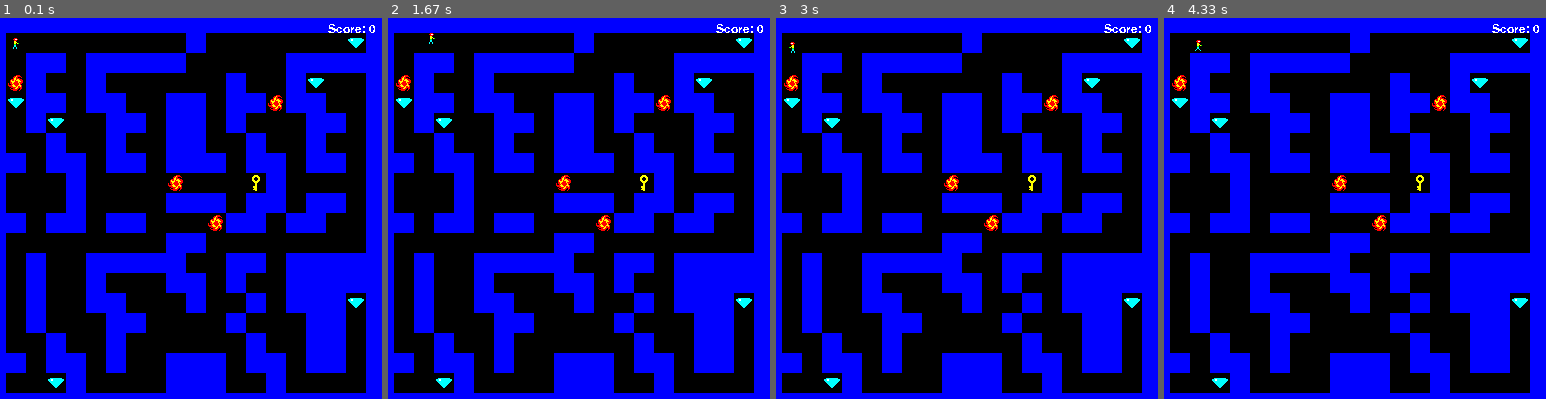
Above: before the commit, frames 1-4 (left to right).
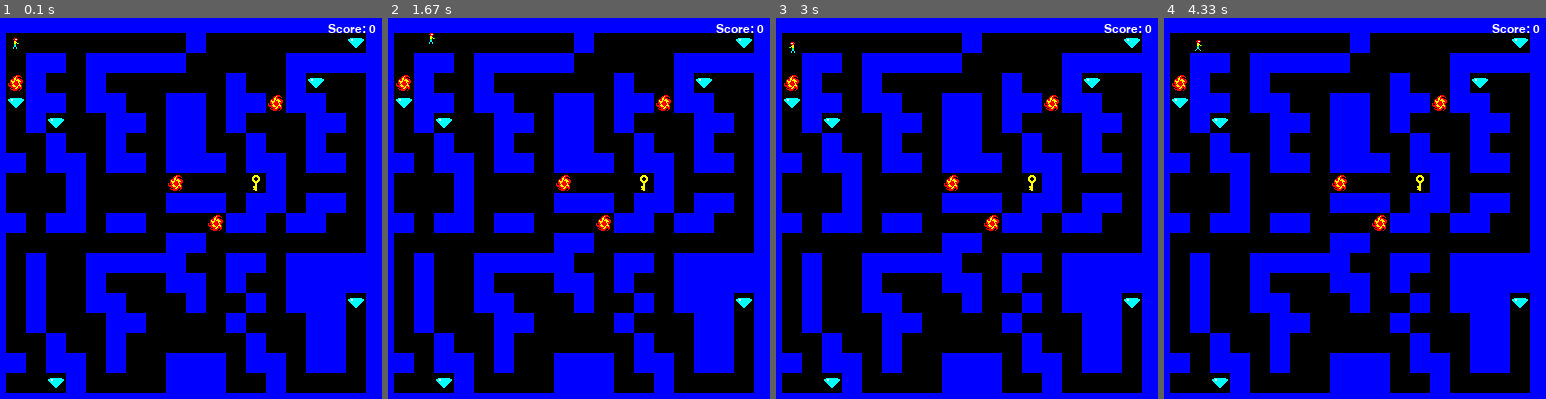
Above: after the commit, the same moments.

Repository: ObsidianWitch/edupr5retro
Game: pygame game, started from maze/main.py
Same seed, same stepped clock (60 frames per second), same inputs: the game is played once before the commit and once after it.
Inputs:
- Up to frame 1 (0.1 s): no input
- Up to frame 2 (1.67 s): hold Right 0.33-0.8 s; hold Up 0.83-1.13 s; hold Right 1.17-1.63 s
- Up to frame 3 (3 s): hold Left 1.67-2.2 s; hold Down 2.23-2.53 s; hold Left 2.57-2.97 s
- Up to frame 4 (4.33 s): hold Up 3-3.37 s; hold Right 3.4-4.03 s; hold Down from 4.07 s (still down)

The runs differ from the first frame. In frame 1, 0.1% of the frame differs, in the area x 85-99%, y 1-4%; in frame 2, 0.1%; in frame 3, 0.1%; in frame 4, 0.1%.

Commit message:
retro - update

Diff:
--- a/lemmings/states/level.py
+++ b/lemmings/states/level.py
@@ -1,5 +1,5 @@
+import shared.retro as retro
 import shared.collisions
-from shared.stage import Stage
 from shared.sprite import Sprite
 from lemmings.nodes.spawner import Spawner
 from lemmings.path import asset
@@ -8,7 +8,7 @@
 class Level:
     def __init__(self, window, map, startp, endp):
         self.window = window
-        self.bg = Stage(asset(map))
+        self.bg = retro.Stage(asset(map))
 
         self.ui = UI(self.window)
 
--- a/shared/retro.py
+++ b/shared/retro.py
@@ -178,7 +178,7 @@
     def __init__(self, size):
         self.pygfont = pygame.font.SysFont(None, size)
 
-    def render(self, text, antialias = False, color = BLACK, bgcolor = None):
+    def render(self, text, antialias = True, color = BLACK, bgcolor = None):
         return Image(
             self.pygfont.render(text, antialias, color, bgcolor)
         )
@@ -356,6 +356,35 @@
         self.animations = animations
 
     def update(self): self.image = self.images[self.animations.frame]
+
+class Stage(Sprite):
+
+    def __init__(self, path):
+        self.original = Image.from_path(path)
+        Sprite.__init__(self, self.original.copy())
+
+    @property
+    def camera(self):
+        return self.rect
+    @camera.setter
+    def camera(self, rect):
+        self.rect = rect
+
+    def camera2stage(self, p): return (
+        p[0] + self.camera.x,
+        p[1] + self.camera.y,
+    )
+
+    def stage2camera(self, p): return (
+        p[0] - self.rect.x,
+        p[1] - self.rect.y,
+    )
+
+    def clear_all(self):
+        self.image.draw_img(self.original, (0, 0))
+
+    def clear_focus(self):
+        self.image.draw_img(self.original, self.camera.topleft, self.camera)
 
 class Vec:
     @classmethod
--- a/shared/stage.py
+++ /dev/null
@@ -1,31 +0,0 @@
-import shared.retro as retro
-
-# A stage is a sprite that can be altered and restored to its `original` state.
-# A portition of the sprite's image can be focused by manipulating its `camera`.
-class Stage(retro.Sprite):
-    def __init__(self, path):
-        self.original = retro.Image.from_path(path)
-        retro.Sprite.__init__(self, self.original.copy())
-
-    @property
-    def camera(self):
-        return self.rect
-    @camera.setter
-    def camera(self, rect):
-        self.rect = rect
-
-    def camera2stage(self, p): return (
-        p[0] + self.camera.x,
-        p[1] + self.camera.y,
-    )
-
-    def stage2camera(self, p): return (
-        p[0] - self.rect.x,
-        p[1] - self.rect.y,
-    )
-
-    def clear_all(self):
-        self.image.draw_img(self.original, (0, 0))
-
-    def clear_focus(self):
-        self.image.draw_img(self.original, self.camera.topleft, self.camera)
--- a/shooter/states/run.py
+++ b/shooter/states/run.py
@@ -1,5 +1,4 @@
 import shared.retro as retro
-from shared.stage import Stage
 from shared.sprite import Sprite
 from shooter.nodes.spawner import Spawner
 from shooter.nodes.player import Player
@@ -9,7 +8,7 @@
     def __init__(self, window):
         self.window = window
 
-        self.stage = Stage(asset("map.png"))
+        self.stage = retro.Stage(asset("map.png"))
         self.stage.camera = self.window.rect()
         self.stage.camera.move(350, 170)
 
